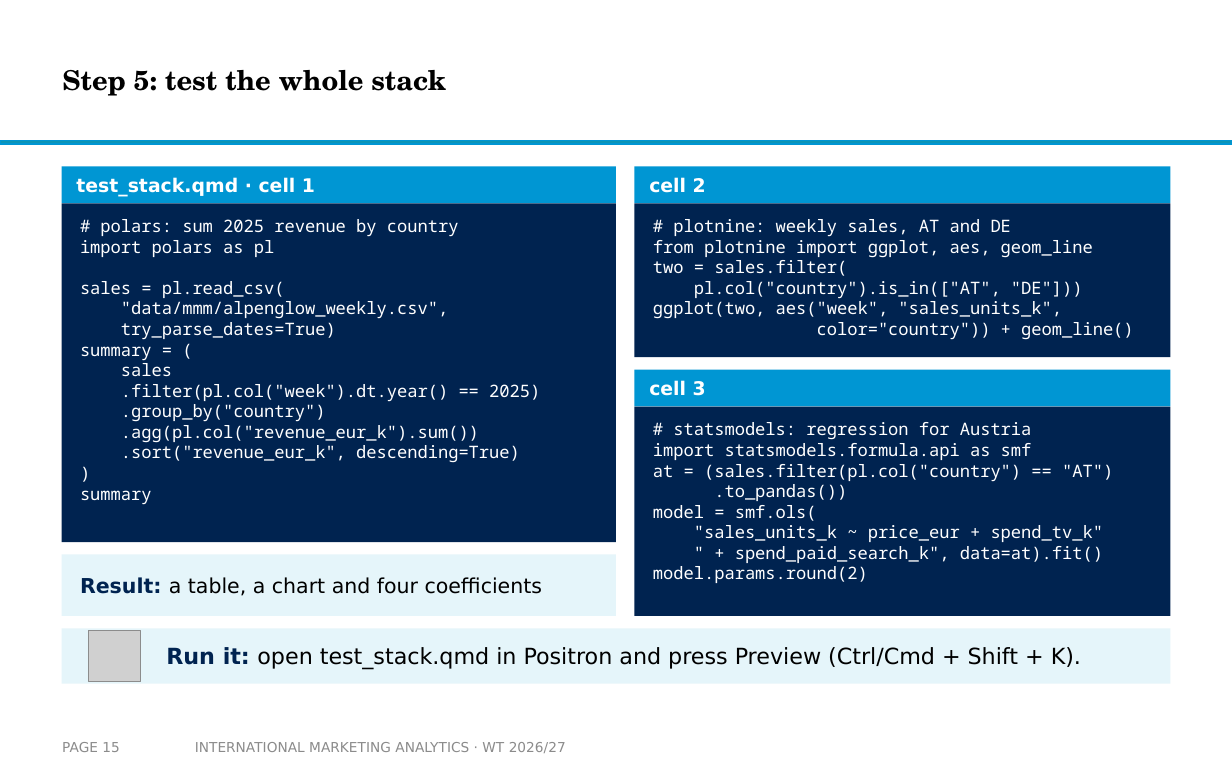
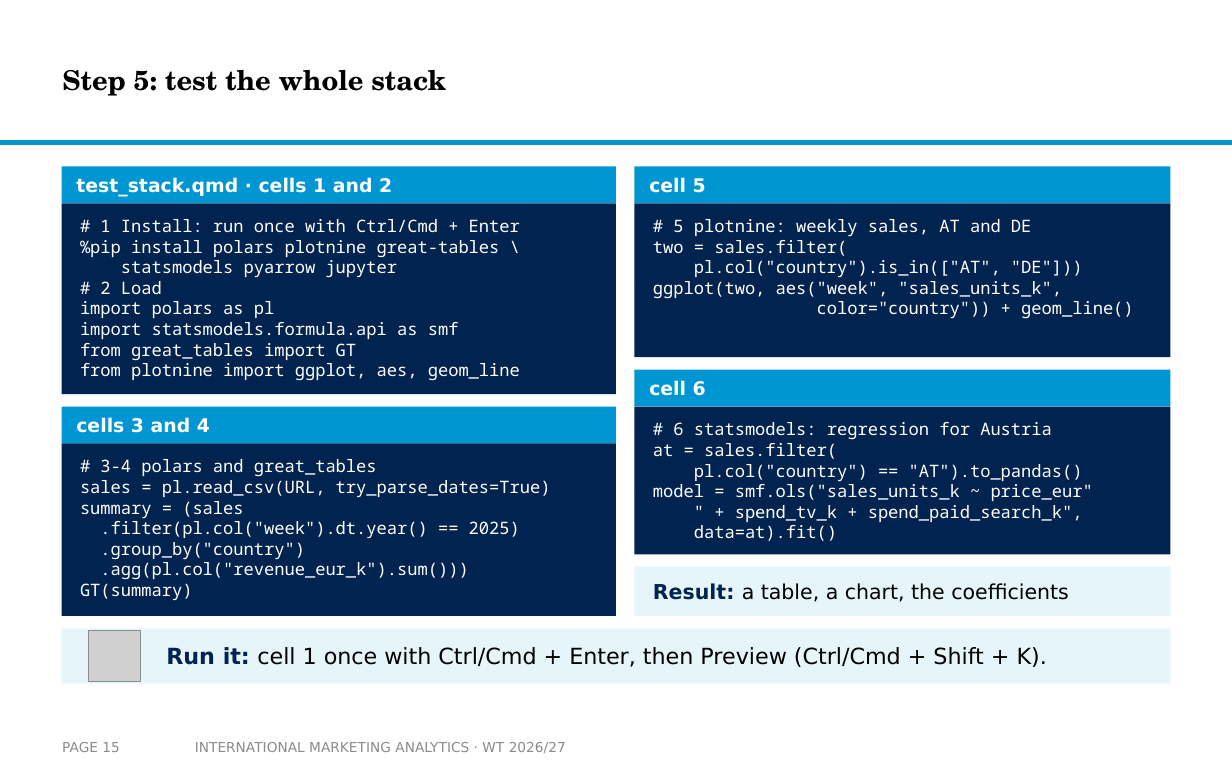
Before and after one commit to arnefloh-wu/International-Marketing-Analytics, a slide deck: slide 15 of slides/01a_setup-and-registration_WT26-27.pptx. Drawn at 1232x770 pixels with LibreOffice and Linux fonts; fonts in the diff are those of the drawing; grey boxes stand for pictures; background and template pictures are left out. Boxes give left, top, right and bottom in pixels: in the first picture for what was removed or moved away, otherwise in the second. Text is boxed around its words. In the diff, an @@ line names an element or a change of style, - is before the commit and + after.

```diff
--- a/slides/01a_setup-and-registration_WT26-27.pptx
+++ b/slides/01a_setup-and-registration_WT26-27.pptx
@@ text at <box>76,177,392,197</box>: text changed @@
-test_stack.qmd · cell 1
+test_stack.qmd · cells 1 and 2
@@ text at <box>649,177,706,193</box>: text changed @@
-cell 2
+cell 5
@@ rectangle: place and size @@
-rectangle at <box>62,203,616,542</box>
+rectangle at <box>62,203,616,394</box>
@@ text added at <box>80,219,520,381</box>, 10 pt, text #FFFFFF @@
+# 1 Install: run once with Ctrl/Cmd + Enter
+%pip install polars plotnine great-tables \
+statsmodels pyarrow jupyter
+# 2 Load
+import polars as pl
+import statsmodels.formula.api as smf
+from great_tables import GT
+from plotnine import ggplot, aes, geom_line
@@ text at <box>673,219,1032,237</box>: text changed @@
-# plotnine: weekly sales, AT and DE
-from plotnine import ggplot, aes, geom_line
+# 5 plotnine: weekly sales, AT and DE
@@ text at <box>649,380,706,396</box>: text changed @@
-cell 3
+cell 6
@@ rectangle added at <box>62,407,616,444</box>, fill #0096D3 @@
@@ text added at <box>76,417,210,433</box>, 11 pt, text #FFFFFF, bold @@
+cells 3 and 4
@@ rectangle: place and size @@
-rectangle at <box>634,407,1170,616</box>
+rectangle at <box>634,407,1170,554</box>
@@ rectangle: place and size @@
-rectangle at <box>62,554,616,616</box>
+rectangle at <box>62,444,616,616</box>
@@ rectangle at <box>62,444,616,616</box>: fill #E5F5FA to #002350 @@
@@ text at <box>653,422,1093,541</box>: text changed @@
-# statsmodels: regression for Austria
-import statsmodels.formula.api as smf
-at = (sales.filter(pl.col("country") == "AT")
-.to_pandas())
-model = smf.ols(
-"sales_units_k ~ price_eur + spend_tv_k"
-" + spend_paid_search_k", data=at).fit()
-model.params.round(2)
+# 6 statsmodels: regression for Austria
+at = sales.filter(
+pl.col("country") == "AT").to_pandas()
+model = smf.ols("sales_units_k ~ price_eur"
+" + spend_tv_k + spend_paid_search_k",
+data=at).fit()
@@ text at <box>80,459,551,519</box>: text changed @@
-# polars: sum 2025 revenue by country
-import polars as pl
-sales = pl.read_csv(
-"data/mmm/alpenglow_weekly.csv",
-try_parse_dates=True)
-summary = (
-sales
+# 3-4 polars and great_tables
+sales = pl.read_csv(URL, try_parse_dates=True)
+summary = (sales
@@ text "# 3-4 polars and great_tables": place and size @@
-text "# 3-4 polars and great_tables" at <box>80,219,540,505</box>
+text "# 3-4 polars and great_tables" at <box>80,459,551,601</box>
@@ text at <box>80,559,468,601</box>: text changed @@
-.agg(pl.col("revenue_eur_k").sum())
-.sort("revenue_eur_k", descending=True)
-)
-summary
+.agg(pl.col("revenue_eur_k").sum()))
+GT(summary)
@@ rectangle added at <box>634,567,1170,616</box>, fill #E5F5FA @@
@@ text at <box>653,583,1069,602</box>: text changed @@
-Result: a table, a chart and four coefficients
+Result: a table, a chart, the coefficients
@@ text at <box>166,647,1047,667</box>: text changed @@
-Run it: open test_stack.qmd in Positron and press Preview (Ctrl/Cmd + Shift + K).
+Run it: cell 1 once with Ctrl/Cmd + Enter, then Preview (Ctrl/Cmd + Shift + K).
```
Also in this commit, not shown: 4 other files.
